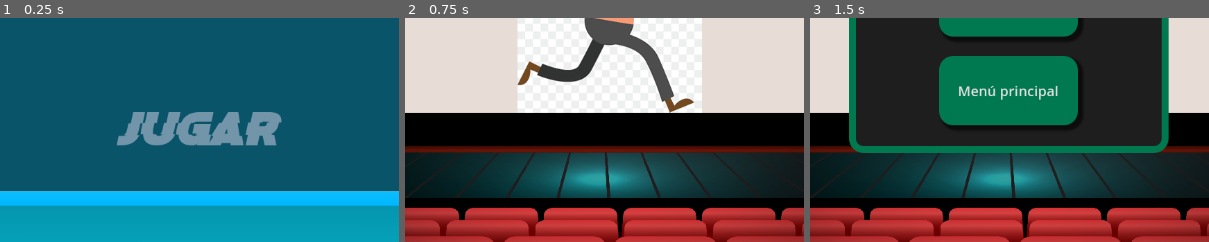
Above: before the commit, frames 1-3 (left to right).
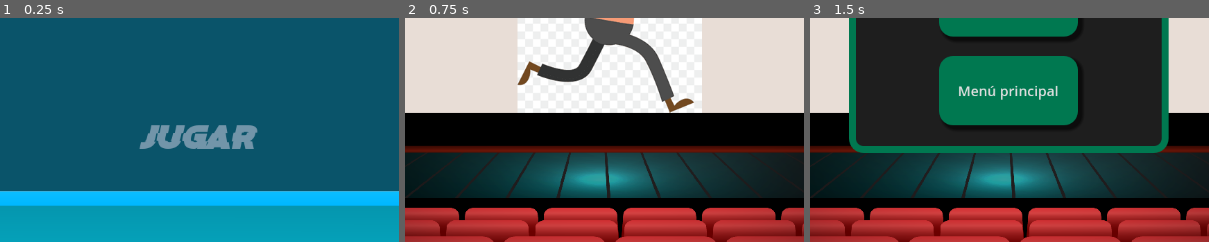
Above: after the commit, the same moments.

Repository: mamRobles/Las_ratas_dan_la_lata
Game: Godot game, scene res://Inicio/Scenes/intro.tscn
Two runs of this game, one before a commit and one after it. Both use one fixed random seed, a clock stepped at 60 frames per second and the inputs below. This scene is started directly instead of the project's main scene.
Inputs (mouse positions are % of the whole screen's width and height, from its top left):
- Up to frame 1 (0.25 s): no input
- Up to frame 2 (0.75 s): click "JUGAR" at 0.5 s
- Up to frame 3 (1.5 s): click (3, 6) at 1.25 s
The pictures show only the part of the screen within x 25-75%, y 48-98%; the shares and areas given below are measured in that part.

The runs differ from the first frame. In frame 1, 3.9% of the frame differs, in the area x 29-71%, y 41-59%; in frame 2, nothing differs; in frame 3, nothing differs.

Commit message:
fuente para la interfaz y cambio de tamaño para que no se solape con los nombres de jugador

Diff:
--- a/Inicio/Scenes/intro.tscn
+++ b/Inicio/Scenes/intro.tscn
@@ -108,13 +108,13 @@
 alignment = 2
 
 [node name="Jugar" type="Button" parent="PanelContainer2/PanelContainer/MarginContainer/VBoxContainer3"]
-custom_minimum_size = Vector2(300, 80)
+custom_minimum_size = Vector2(300, 50)
 layout_mode = 2
 size_flags_horizontal = 4
 theme_override_colors/font_color = Color(0.448734, 0.582967, 0.661296, 1)
 theme_override_colors/font_focus_color = Color(1, 1, 1, 1)
 theme_override_fonts/font = ExtResource("3_36s2h")
-theme_override_font_sizes/font_size = 70
+theme_override_font_sizes/font_size = 50
 theme_override_styles/focus = SubResource("StyleBoxFlat_y72e6")
 theme_override_styles/hover = SubResource("StyleBoxFlat_y72e6")
 theme_override_styles/pressed = SubResource("StyleBoxFlat_y72e6")
--- a/Inicio/Scripts/intro.gd
+++ b/Inicio/Scripts/intro.gd
@@ -25,6 +25,9 @@
 		nombre.name = "NombreJugador" + str(i+1)
 		#Texto de la Label
 		nombre.text = INICIO.nombres_jugadores[i]
+		var font = load("res://Sistema/ZCOOLKuaiLe-Regular.ttf")
+		nombre.add_theme_font_override("font",font)
+		nombre.add_theme_font_size_override("font_size", 28)
 		#Se añade el nodo al contenedor
 		contenedor.add_child(nombre)
 
Binary file added: Sistema/ZCOOLKuaiLe-Regular.ttf
Not shown, added: Sistema/ZCOOLKuaiLe-Regular.ttf.import
